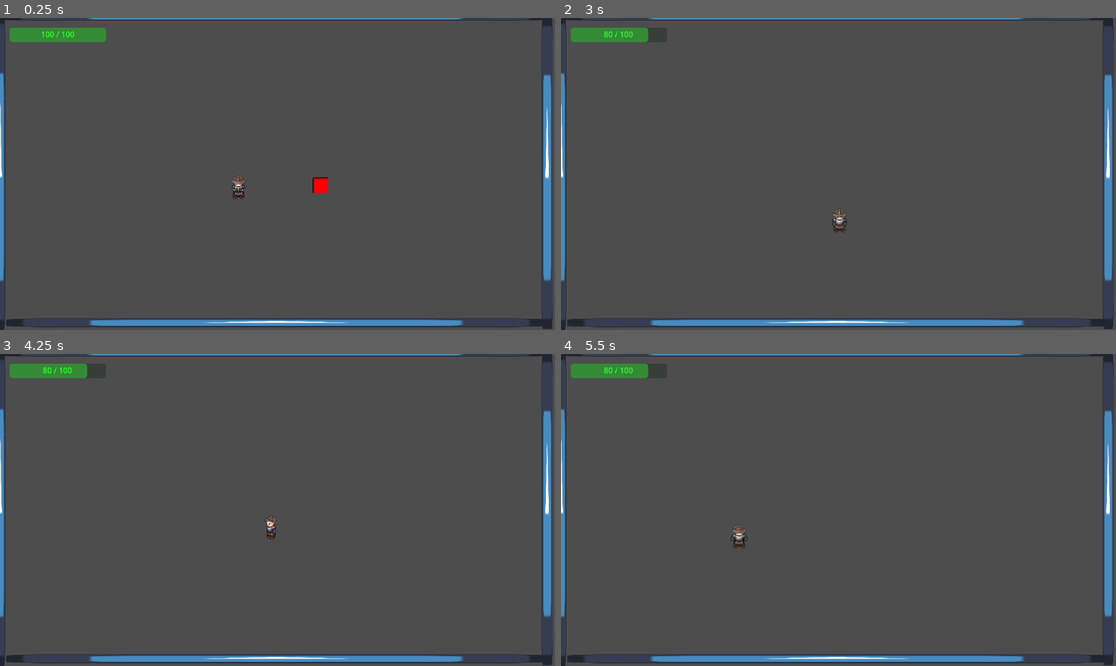
Above: before the commit, frames 1-4 (two rows, left to right).
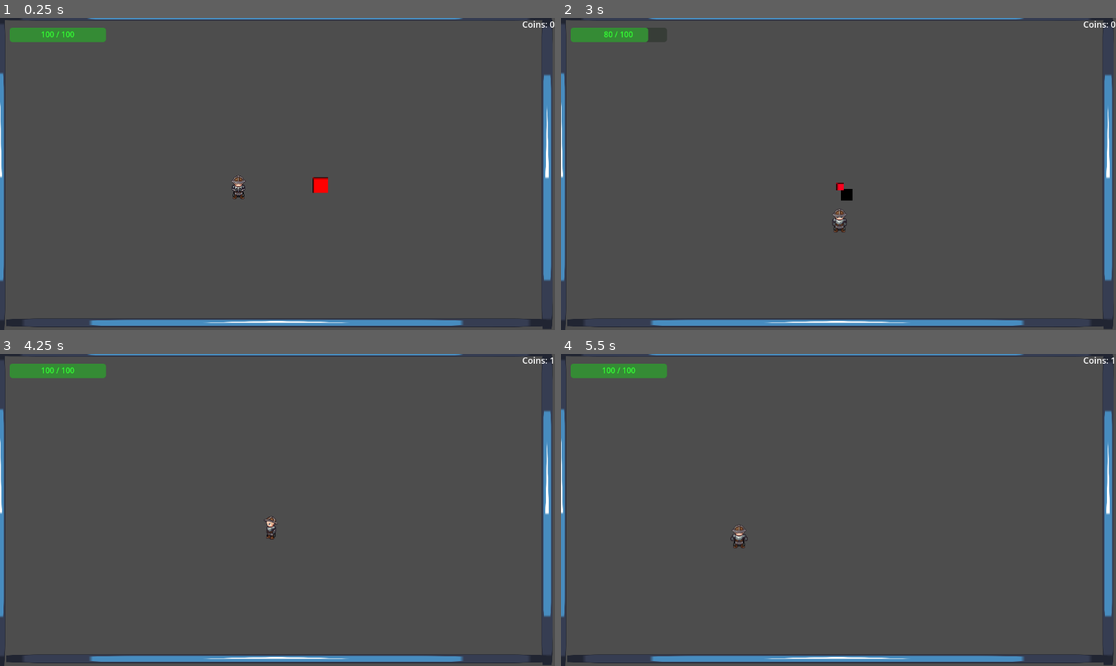
Above: after the commit, the same moments.

Repository: koukous/late-adventure
Game: Godot game, scene res://scenes/world.tscn
Same seed, same stepped clock (60 frames per second), same inputs: the game is played once before the commit and once after it. Before the commit the project starts from res://world.tscn. The engine's default icon, where the game draws it, is replaced by a stand-in: a white triangle on a blue panel in a dark square.
Inputs (mouse positions are in pixels of both pictures, inside the frame that each line leads up to):
- Up to frame 1 (0.25 s): no input
- Up to frame 2 (3 s): move the mouse to (960, 158) at 0.52 s; hold D (move_right) 0.53-1.28 s; click (960, 158) at 0.6 s; move the mouse to (727, 189) at 1.27 s; hold S (move_down) 1.28-2.03 s; click (727, 189) at 1.35 s; move the mouse to (894, 105) at 2.02 s; hold D (move_right) 2.03-2.78 s; click (894, 105) at 2.1 s; move the mouse to (810, 236) at 2.77 s; hold W (move_up) from 2.78 s (still down); click (810, 236) at 2.85 s
- Up to frame 3 (4.25 s): move the mouse to (444, 556) at 3.52 s; release W (move_up) at 3.53 s; hold A (move_left) from 3.53 s (still down); click (444, 556) at 3.6 s
- Up to frame 4 (5.5 s): move the mouse to (672, 463) at 4.27 s; click (672, 463) at 4.35 s; move the mouse to (866, 510) at 5.02 s; release A (move_left) at 5.03 s; hold S (move_down) from 5.03 s (still down); click (866, 510) at 5.1 s

The runs differ from the first frame. In frame 1, less than 0.1% of the frame differs, in the area x 94-100%, y 0-4%; in frame 2, 0.2%; in frame 3, 0.3%, in the area x 7-100%, y 0-8%; in frame 4, 0.3%.

Commit message:
helt drop and coins

Diff:
--- a/project.godot
+++ b/project.godot
@@ -14,6 +14,14 @@
 run/main_scene="uid://1hikhoqsgbln"
 config/features=PackedStringArray("4.6", "Forward Plus")
 config/icon="res://icon.svg"
+
+[file_customization]
+
+folder_colors={
+"res://scenes/": "yellow",
+"res://scripts/": "red",
+"res://sprites/": "green"
+}
 
 [input]
 
--- /dev/null
+++ b/scenes/Coin.tscn
@@ -0,0 +1,18 @@
+[gd_scene format=3 uid="uid://cbb1qqg12q3mb"]
+
+[ext_resource type="Script" uid="uid://cl2xvlof56gwu" path="res://scripts/coin.gd" id="1_h5dih"]
+
+[sub_resource type="PlaceholderTexture2D" id="PlaceholderTexture2D_6wppn"]
+size = Vector2(16, 16)
+
+[sub_resource type="CircleShape2D" id="CircleShape2D_h5dih"]
+
+[node name="Coin" type="Area2D" unique_id=1668004765 groups=["coins"]]
+script = ExtResource("1_h5dih")
+
+[node name="Sprite2D" type="Sprite2D" parent="." unique_id=78974147]
+modulate = Color(1, 1, 0.12156863, 1)
+texture = SubResource("PlaceholderTexture2D_6wppn")
+
+[node name="CollisionShape2D" type="CollisionShape2D" parent="." unique_id=1193775812]
+shape = SubResource("CircleShape2D_h5dih")
--- a/Enemy.tscn
+++ b/scenes/Enemy.tscn
@@ -1,6 +1,8 @@
 [gd_scene format=3 uid="uid://4035bihmolck"]
 
-[ext_resource type="Script" uid="uid://bnc3a8tmjpjp7" path="res://enemy.gd" id="1_tt7e2"]
+[ext_resource type="Script" uid="uid://bnc3a8tmjpjp7" path="res://scripts/enemy.gd" id="1_tt7e2"]
+[ext_resource type="PackedScene" uid="uid://10fh75eob0sw" path="res://scenes/HealtPickup.tscn" id="2_2hac7"]
+[ext_resource type="PackedScene" uid="uid://cbb1qqg12q3mb" path="res://scenes/Coin.tscn" id="3_e6d4v"]
 
 [sub_resource type="PlaceholderTexture2D" id="PlaceholderTexture2D_gqquq"]
 size = Vector2(32, 32)
@@ -10,6 +12,10 @@
 
 [node name="Enemy" type="CharacterBody2D" unique_id=157909595]
 script = ExtResource("1_tt7e2")
+drop_health_chance = 1.0
+drop_coin_chance = 1.0
+health_pickup_scene = ExtResource("2_2hac7")
+coin_scene = ExtResource("3_e6d4v")
 
 [node name="Sprite2D" type="Sprite2D" parent="." unique_id=927037604]
 modulate = Color(1, 0, 0, 1)
--- /dev/null
+++ b/scenes/HealtPickup.tscn
@@ -0,0 +1,19 @@
+[gd_scene format=3 uid="uid://10fh75eob0sw"]
+
+[ext_resource type="Script" uid="uid://dhio87ybrr6s6" path="res://scripts/healt_pickup.gd" id="1_iyrr8"]
+
+[sub_resource type="PlaceholderTexture2D" id="PlaceholderTexture2D_brdiy"]
+size = Vector2(24, 24)
+
+[sub_resource type="CircleShape2D" id="CircleShape2D_iyrr8"]
+radius = 15.0
+
+[node name="HealtPickup" type="Area2D" unique_id=1185780650]
+script = ExtResource("1_iyrr8")
+
+[node name="Sprite2D" type="Sprite2D" parent="." unique_id=2111885684]
+modulate = Color(0, 1, 0, 1)
+texture = SubResource("PlaceholderTexture2D_brdiy")
+
+[node name="CollisionShape2D" type="CollisionShape2D" parent="." unique_id=931405287]
+shape = SubResource("CircleShape2D_iyrr8")
--- a/HealtUI.tscn
+++ b/scenes/HealtUI.tscn
@@ -1,6 +1,6 @@
 [gd_scene format=3 uid="uid://brwq0x8x8cs4g"]
 
-[ext_resource type="Script" uid="uid://c2ppssdgsfk52" path="res://healt_ui.gd" id="1_1b0h5"]
+[ext_resource type="Script" uid="uid://c2ppssdgsfk52" path="res://scripts/healt_ui.gd" id="1_1b0h5"]
 
 [node name="HealthUI" type="CanvasLayer" unique_id=1590557099]
 script = ExtResource("1_1b0h5")
@@ -19,3 +19,13 @@
 text = "100 / 100"
 horizontal_alignment = 1
 vertical_alignment = 1
+
+[node name="ScoreLabel" type="Label" parent="." unique_id=1450423059]
+anchors_preset = 1
+anchor_left = 1.0
+anchor_right = 1.0
+offset_left = -40.0
+offset_bottom = 23.0
+grow_horizontal = 0
+theme_override_font_sizes/font_size = 18
+text = "Coins:0"
--- a/player.tscn
+++ b/scenes/player.tscn
@@ -1,6 +1,6 @@
 [gd_scene format=3 uid="uid://bkpyaft2y2e6y"]
 
-[ext_resource type="Script" uid="uid://bsm5sds6fdnot" path="res://player.gd" id="1_4flbx"]
+[ext_resource type="Script" uid="uid://bsm5sds6fdnot" path="res://scripts/player.gd" id="1_4flbx"]
 [ext_resource type="Texture2D" uid="uid://chbbf35vbmikf" path="res://sprites/character-spritesheet.png" id="2_onrkg"]
 
 [sub_resource type="AtlasTexture" id="AtlasTexture_i3pqv"]
--- a/world.tscn
+++ b/scenes/world.tscn
@@ -1,9 +1,9 @@
 [gd_scene format=3 uid="uid://1hikhoqsgbln"]
 
-[ext_resource type="PackedScene" uid="uid://bkpyaft2y2e6y" path="res://player.tscn" id="1_fj7yv"]
+[ext_resource type="PackedScene" uid="uid://bkpyaft2y2e6y" path="res://scenes/player.tscn" id="1_fj7yv"]
 [ext_resource type="Texture2D" uid="uid://c40kaqdpey8se" path="res://icon.svg" id="2_tlwt5"]
-[ext_resource type="PackedScene" uid="uid://brwq0x8x8cs4g" path="res://HealtUI.tscn" id="3_aqk2v"]
-[ext_resource type="PackedScene" uid="uid://4035bihmolck" path="res://Enemy.tscn" id="3_tlwt5"]
+[ext_resource type="PackedScene" uid="uid://brwq0x8x8cs4g" path="res://scenes/HealtUI.tscn" id="3_aqk2v"]
+[ext_resource type="PackedScene" uid="uid://4035bihmolck" path="res://scenes/Enemy.tscn" id="3_tlwt5"]
 
 [sub_resource type="RectangleShape2D" id="RectangleShape2D_aqk2v"]
 size = Vector2(20, 657)
--- /dev/null
+++ b/scripts/coin.gd
@@ -0,0 +1,34 @@
+extends Area2D
+# Coin - collectible for scoring
+
+@export var coin_value: int = 1  # How many points this coin is worth
+
+@onready var sprite = $Sprite2D
+
+# Signal to notify when coin is collected (for score tracking)
+signal coin_collected(value)
+
+func _ready():
+	# Connect the signal for when player enters the area
+	body_entered.connect(_on_body_entered)
+
+func _on_body_entered(body):
+	# Check if it's the player
+	if body.is_in_group("player"):
+		print("Coin collected! Value: ", coin_value)
+
+		# Emit signal so score system can track it
+		coin_collected.emit(coin_value)
+
+		# Play pickup effect
+		pickup_effect()
+
+		# Remove the coin
+		queue_free()
+
+func pickup_effect():
+	# Visual effect - float up and fade
+	var tween = create_tween()
+	tween.set_parallel(true)
+	tween.tween_property(self, "position", position + Vector2(0, -30), 0.3)
+	tween.tween_property(sprite, "modulate:a", 0.0, 0.3)
--- a/enemy.gd
+++ b/scripts/enemy.gd
@@ -1,11 +1,17 @@
 extends CharacterBody2D
-# Enemy that CHASES the player and damages on contact
+# Enemy that chases player, damages on contact, and DROPS ITEMS when killed
 
 @export var max_health: int = 30
 @export var contact_damage: int = 10
 @export var damage_cooldown: float = 1.0
-@export var move_speed: float = 80.0  # Chase speed
-@export var detection_range: float = 300.0  # How far enemy can "see" player
+@export var move_speed: float = 80.0
+@export var detection_range: float = 300.0
+
+# Drop settings
+@export var drop_health_chance: float = 0.3  # 30% chance to drop health
+@export var drop_coin_chance: float = 0.7    # 70% chance to drop coin
+@export var health_pickup_scene: PackedScene  # Drag health pickup scene here
+@export var coin_scene: PackedScene           # Drag coin scene here
 
 var current_health: int
 var sprite
@@ -48,32 +54,23 @@
 	check_player_collision()
 
 func chase_player():
-	# Calculate distance to player
 	var distance_to_player = global_position.distance_to(player.global_position)
 
-	# Only chase if player is within detection range
 	if distance_to_player < detection_range:
-		# Calculate direction to player
 		var direction = (player.global_position - global_position).normalized()
-
-		# Move towards player
 		velocity = direction * move_speed
 	else:
-		# Player too far away - stop moving
 		velocity = Vector2.ZERO
 
 func check_player_collision():
-	# Check all collisions this frame
 	for i in get_slide_collision_count():
 		var collision = get_slide_collision(i)
 		var collider = collision.get_collider()
 
-		# If we hit the player
 		if collider and collider.is_in_group("player") and can_damage_player:
 			damage_player(collider)
 
 func damage_player(player_node):
-	# Tell the player to take damage
 	if player_node.has_method("take_damage"):
 		player_node.take_damage(contact_damage)
 		can_damage_player = false
@@ -92,7 +89,7 @@
 	if sprite:
 		sprite.modulate = Color(1, 0.3, 0.3)
 		await get_tree().create_timer(0.1).timeout
-		if sprite:  # Check if still exists
+		if sprite:
 			sprite.modulate = Color(1, 1, 1)
 
 	if current_health <= 0:
@@ -100,4 +97,23 @@
 
 func die():
 	print("Enemy died!")
+
+	# Drop items before dying!
+	drop_items()
+
 	queue_free()
+
+func drop_items():
+	# Randomly drop health pickup
+	if randf() < drop_health_chance and health_pickup_scene:
+		var health_pickup = health_pickup_scene.instantiate()
+		health_pickup.global_position = global_position
+		get_parent().add_child(health_pickup)
+		print("Dropped health pickup!")
+
+	# Randomly drop coin
+	if randf() < drop_coin_chance and coin_scene:
+		var coin = coin_scene.instantiate()
+		coin.global_position = global_position + Vector2(randf_range(-20, 20), randf_range(-20, 20))
+		get_parent().add_child(coin)
+		print("Dropped coin!")
--- /dev/null
+++ b/scripts/healt_pickup.gd
@@ -0,0 +1,33 @@
+extends Area2D
+# Health Pickup - heals player when collected
+
+@export var heal_amount: int = 25  # How much health to restore
+
+@onready var sprite = $Sprite2D
+@onready var collision = $CollisionShape2D
+
+func _ready():
+	# Connect the signal for when player enters the area
+	body_entered.connect(_on_body_entered)
+
+func _on_body_entered(body):
+	# Check if it's the player
+	if body.is_in_group("player"):
+		# Heal the player
+		if body.has_method("heal"):
+			body.heal(heal_amount)
+			print("Player healed for ", heal_amount, "!")
+
+			# Play pickup animation/effect (optional)
+			pickup_effect()
+
+			# Remove the pickup
+			queue_free()
+
+func pickup_effect():
+	# Optional visual effect when picked up
+	# Make it grow and fade out quickly
+	var tween = create_tween()
+	tween.set_parallel(true)  # Run animations at same time
+	tween.tween_property(self, "scale", Vector2(1.5, 1.5), 0.2)
+	tween.tween_property(sprite, "modulate:a", 0.0, 0.2)  # Fade out
--- a/healt_ui.gd
+++ b/scripts/healt_ui.gd
@@ -1,8 +1,11 @@
 extends CanvasLayer
-# Health Bar UI - displays player's current health
+# Health Bar AND Score UI combined
 
 @onready var health_bar = $HealthBar
 @onready var health_label = $HealthBar/HealthLabel
+@onready var score_label = $ScoreLabel  # Add this line!
+
+var total_coins: int = 0  # Add this line!
 
 func _ready():
 	# Find the player and connect to their health signal
@@ -13,6 +16,9 @@
 
 		# Set initial health display
 		_on_player_health_changed(player.current_health, player.max_health)
+
+	# Initialize score
+	update_score_display()
 
 func _on_player_health_changed(current_health, max_health):
 	# Update the health bar
@@ -33,3 +39,24 @@
 
 func _on_player_died():
 	health_label.text = "DEAD"
+
+# === SCORE FUNCTIONS - ADD THESE ===
+
+func _process(_delta):
+	# Check for coin pickups every frame
+	check_for_coin_pickups()
+
+func check_for_coin_pickups():
+	# Find all coins that just got picked up
+	var coins = get_tree().get_nodes_in_group("coins")
+	for coin in coins:
+		if not coin.is_connected("coin_collected", _on_coin_collected):
+			coin.coin_collected.connect(_on_coin_collected)
+
+func _on_coin_collected(value: int):
+	total_coins += value
+	print("Total coins: ", total_coins)
+	update_score_display()
+
+func update_score_display():
+	score_label.text = "Coins: " + str(total_coins)
Not shown, added: scripts/coin.gd.uid
Renamed: enemy.gd.uid -> scripts/enemy.gd.uid
Not shown, added: scripts/healt_pickup.gd.uid
Renamed: healt_ui.gd.uid -> scripts/healt_ui.gd.uid
Renamed: player.gd -> scripts/player.gd
Renamed: player.gd.uid -> scripts/player.gd.uid
